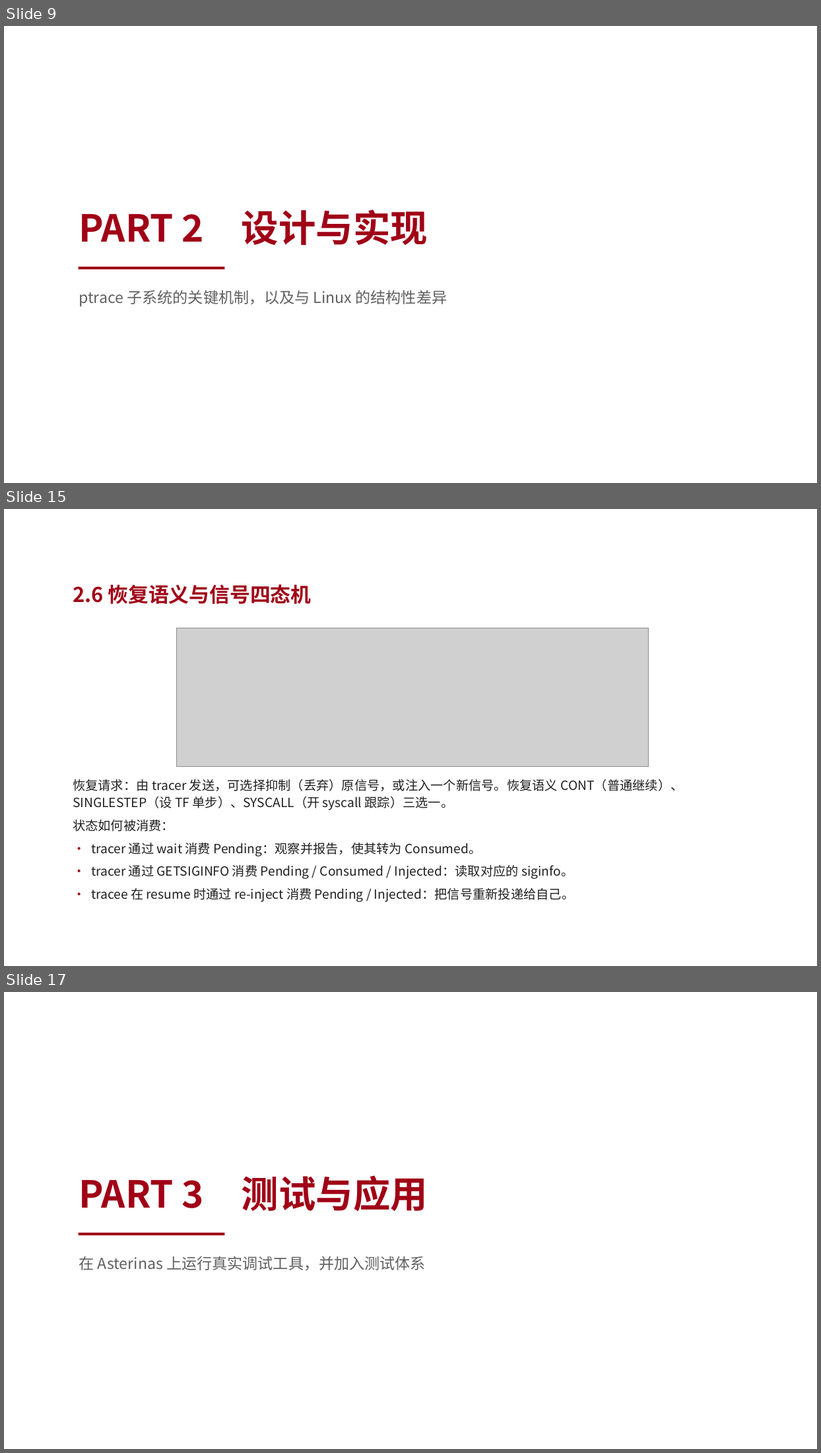
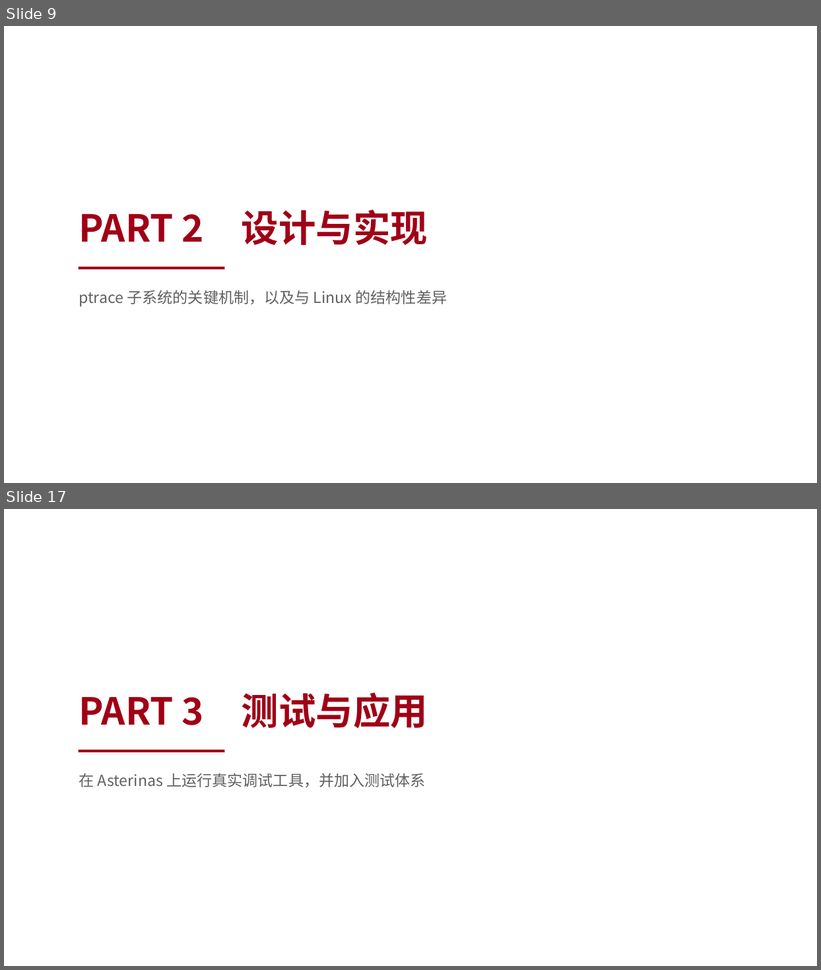
Before and after one commit to vvvvsv/asterinas, a slide deck: research_practice/答辩-科研实践.pptx. Shown one above the other, each under a label of ours: slides 9, 15 and 17 before the commit, slides 9 and 17 after it; the slides between them are not shown. The pictures are 821x1453 and 821x970 pixels, drawn with LibreOffice and Linux fonts; fonts in the diff are those of the drawing; grey boxes stand for pictures; background and template pictures are left out. Boxes give left, top, right and bottom in pixels: in the first picture for what was removed or moved away, otherwise in the second. Text is boxed around its words. In the diff, an @@ line names an element or a change of style, - is before the commit and + after.

```diff
--- a/research_practice/答辩-科研实践.pptx
+++ b/research_practice/答辩-科研实践.pptx
@@ slide 15 removed at box(4, 509, 817, 966), background picture (left out) @@
@@ text removed at box(73, 584, 312, 604) @@
-2.6 恢复语义与信号四态机
@@ picture removed at box(177, 628, 649, 767) @@
@@ text removed at box(73, 779, 683, 902) @@
-恢复请求：由 tracer 发送，可选择抑制（丢弃）原信号，或注入一个新信号。恢复语义 CONT（普通继续）、SINGLESTEP（设 TF 单步）、SYSCALL（开 syscall 跟踪）三选一。
-状态如何被消费：
-• tracer 通过 wait 消费 Pending：观察并报告，使其转为 Consumed。
-• tracer 通过 GETSIGINFO 消费 Pending / Consumed / Injected：读取对应的 siginfo。
-• tracee 在 resume 时通过 re-inject 消费 Pending / Injected：把信号重新投递给自己。
```
Also in this commit, not shown: 9 slides changed, 2 slides added, 1 other slide removed, 2 other files.
